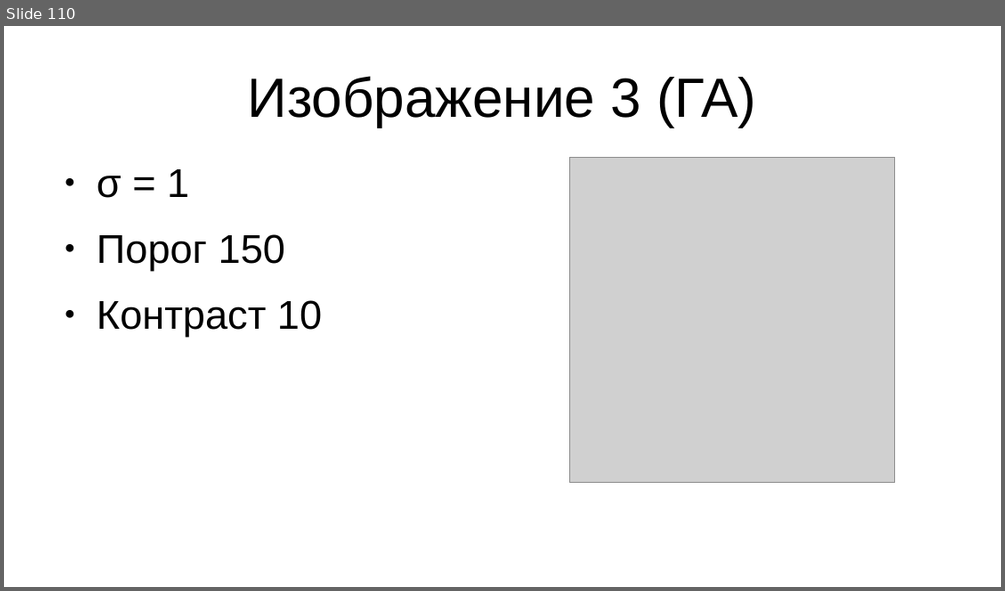
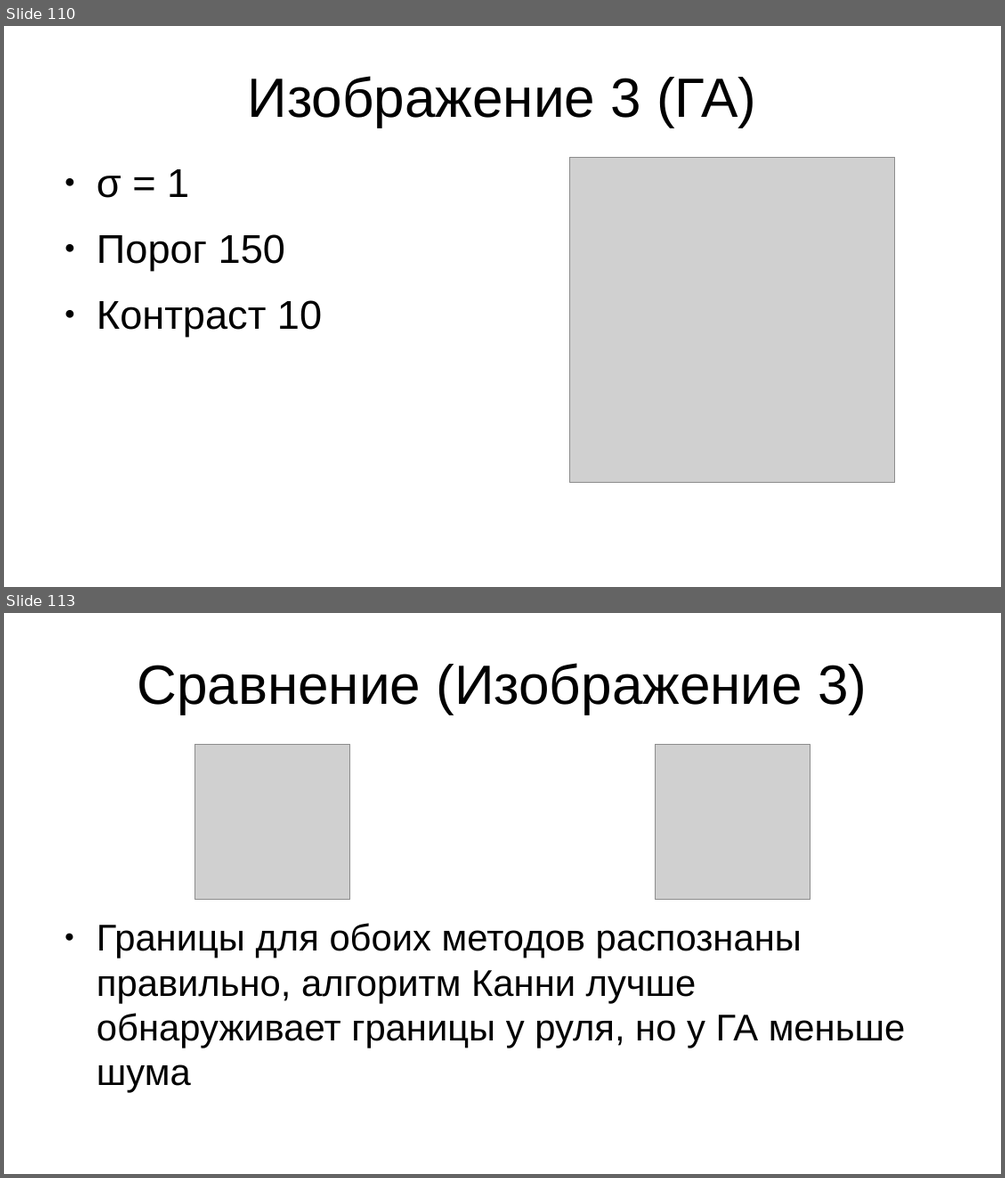
Before and after one commit to AlexeyVorobyev/media-moment-iz-second, a slide deck: report/pres.odp. Shown one above the other, each under a label of ours: slide 110 before the commit, slides 110 and 113 after it; the slides between them are not shown. The pictures are 1005x591 and 1005x1178 pixels, drawn with LibreOffice and Linux fonts; fonts in the diff are those of the drawing; grey boxes stand for pictures. Boxes give left, top, right and bottom in pixels: in the first picture for what was removed or moved away, otherwise in the second. Text is boxed around its words. In the diff, an @@ line names an element or a change of style, - is before the commit and + after.

Commit message:
Закончил презентацию, нужно добавить описание графового алгоритма

```diff
--- a/report/pres.odp
+++ b/report/pres.odp
@@ slide 113 added at [4, 613, 1001, 1174], background #FFFFFF @@
@@ title added at [137, 663, 866, 714], 44 pt, text #000000 @@
+Сравнение (Изображение 3)
@@ picture added at [194, 744, 349, 899] @@
@@ picture added at [655, 744, 810, 899] @@
@@ text added at [97, 923, 905, 1047], 29.6 pt, text #000000 @@
+● Границы для обоих методов распознаны правильно, алгоритм Канни лучше обнаруживает границы у руля, но у ГА меньше шума
```
Also in this commit, not shown: 4 other slides added, 2 slides removed.
